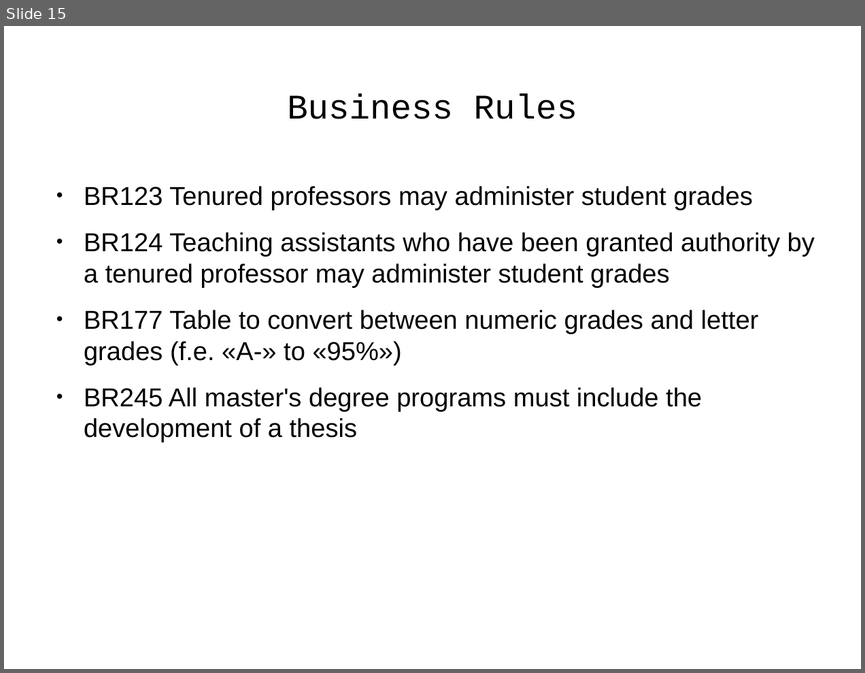
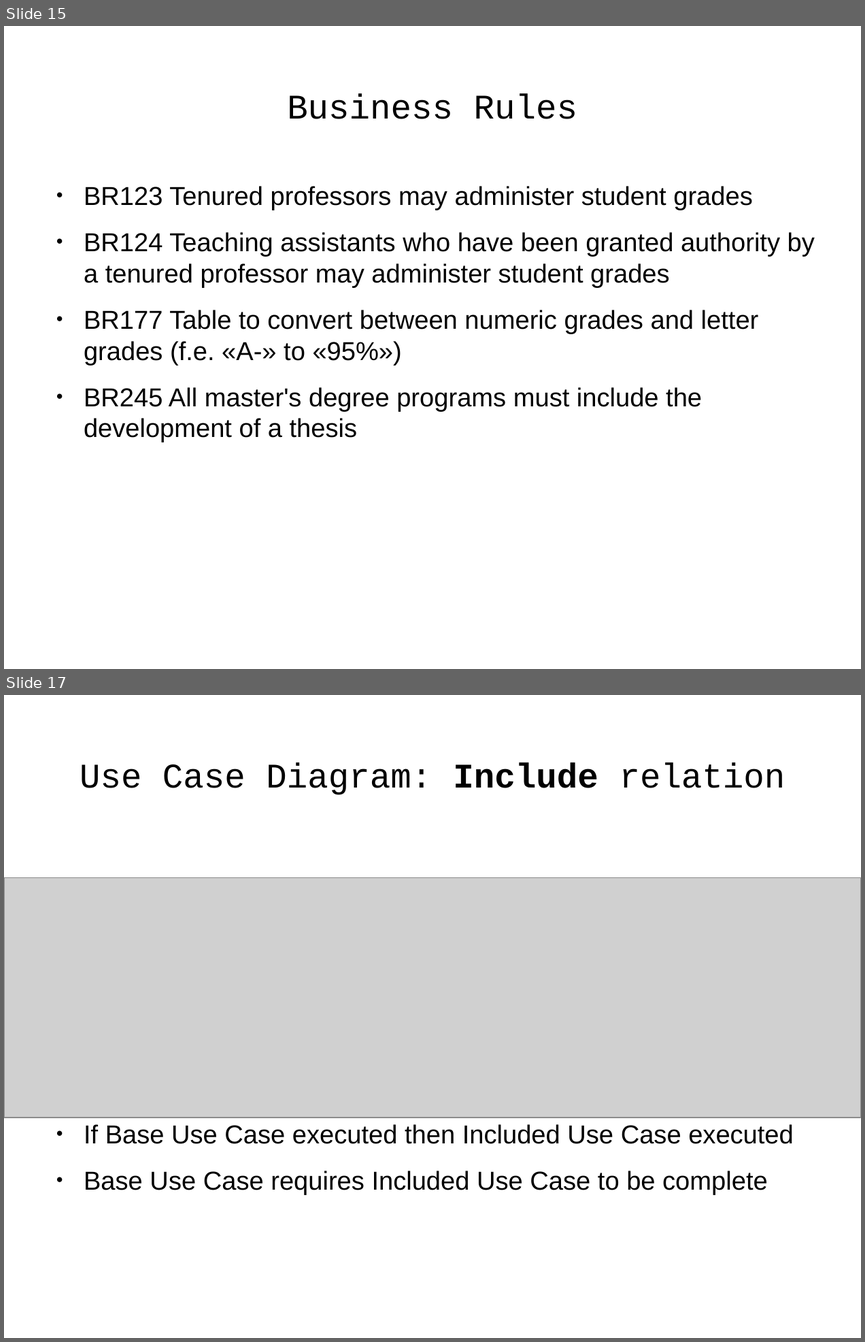
Before and after one commit to j-avdeev/EnterpriseSystemsDevelopment, a slide deck: Lec5 - UML/Enterprise System Development - lec day5 - UML.odp. Shown one above the other, each under a label of ours: slide 15 before the commit, slides 15 and 17 after it; the slides between them are not shown. The pictures are 865x673 and 865x1342 pixels, drawn with LibreOffice and Linux fonts; fonts in the diff are those of the drawing; grey boxes stand for pictures. Boxes give left, top, right and bottom in pixels: in the first picture for what was removed or moved away, otherwise in the second. Text is boxed around its words. In the diff, an @@ line names an element or a change of style, - is before the commit and + after.

```diff
--- a/Lec5 - UML/Enterprise System Development - lec day5 - UML.odp
+++ b/Lec5 - UML/Enterprise System Development - lec day5 - UML.odp
@@ slide 17 added at (4,695,861,1338), background #FFFFFF @@
@@ title added at (79,763,785,795), 32 pt, text #000000 @@
+Use Case Diagram: Include relation
@@ picture added at (4,878,861,1117) @@
@@ text added at (84,1124,793,1195), 24 pt, text #000000 @@
+● If Base Use Case executed then Included Use Case executed
+● Base Use Case requires Included Use Case to be complete
```
Also in this commit, not shown: 14 other slides added, 16 other files.
